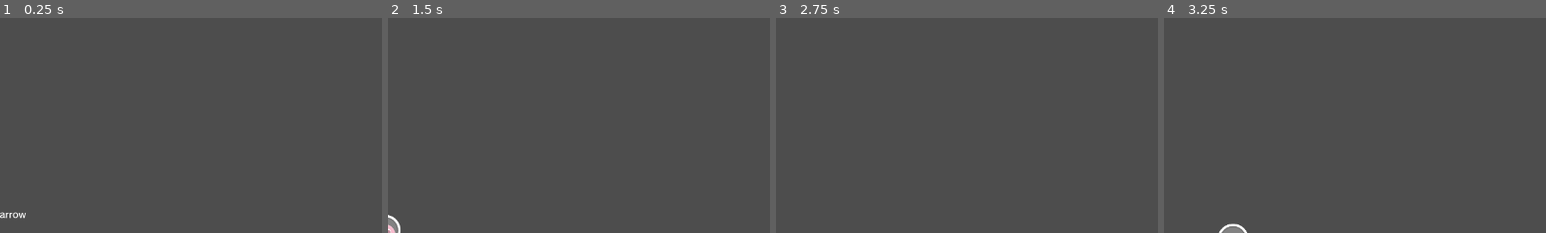
Above: before the commit, frames 1-4 (left to right).
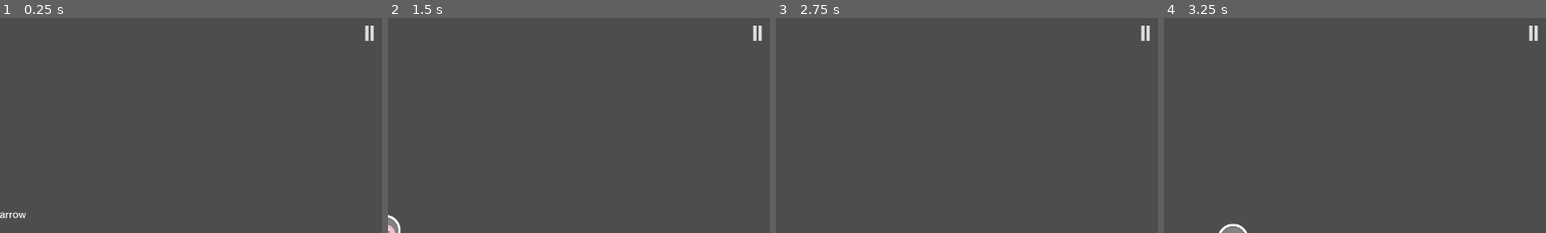
Above: after the commit, the same moments.

Repository: ferupk/CSUI-GD-tutorial-4
Game: Godot game, scene res://scenes/Level1.tscn
Same seed, same stepped clock (60 frames per second), same inputs: the game is played once before the commit and once after it. This scene is started directly instead of the project's main scene.
Inputs:
- Up to frame 1 (0.25 s): no input
- Up to frame 2 (1.5 s): tap Enter at 0.5 s; hold Right (right) from 0.53 s (still down); tap F at 0.6, 1.35 s; tap Space (jump) at 0.77 s
- Up to frame 3 (2.75 s): tap Space (jump) at 1.52 s; release Right (right) at 2.03 s; hold A (left) from 2.03 s (still down); tap F at 2.1 s
- Up to frame 4 (3.25 s): release A (left) at 2.78 s; hold Right (right) from 2.78 s (still down); tap F at 2.85 s; tap Space (jump) at 3.02 s
The pictures show only the part of the screen within x 50-100%, y 1-51%; the shares and areas given below are measured in that part.

The runs differ from the first frame. In frame 1, 0.1% of the frame differs, in the area x 95-98%, y 3-11%; in frame 2, 0.1%; in frame 3, 0.1%; in frame 4, 0.1%.

Commit message:
Add pause functionality and refactor level UI

Diff:
--- a/scenes/Level1.tscn
+++ b/scenes/Level1.tscn
@@ -4,8 +4,8 @@
 [ext_resource type="Texture2D" uid="uid://cluh2ekc38ktx" path="res://assets/kenney_platformerpack/Spritesheets/spritesheet_gr_dirt.png" id="2_50ub5"]
 [ext_resource type="Texture2D" uid="uid://c2elrwhkhqssr" path="res://assets/spritesheet_gr_dirt_ALT.png" id="3_dq74p"]
 [ext_resource type="PackedScene" uid="uid://b8ht7fx7phrhf" path="res://scenes/objects/FishSpawner.tscn" id="4_kpy6k"]
-[ext_resource type="PackedScene" uid="uid://bdgufxoe5wk41" path="res://scenes/gui/LifeCounter.tscn" id="7_7fidl"]
 [ext_resource type="PackedScene" uid="uid://cortb7xf15s16" path="res://scenes/utils/DeathArea.tscn" id="7_ih5e5"]
+[ext_resource type="PackedScene" uid="uid://d2if0abj5kbo6" path="res://scenes/gui/LevelUI.tscn" id="7_s0e73"]
 [ext_resource type="PackedScene" uid="uid://cay0sj4kxopnx" path="res://scenes/objects/Goal.tscn" id="9_8awhm"]
 
 [sub_resource type="TileSetAtlasSource" id="TileSetAtlasSource_d3sfb"]
@@ -128,6 +128,4 @@
 bbcode_enabled = true
 text = "[font=res://assets/fonts/Rodin-Pro-DB.otf]Enter the rocket to go to the next level."
 
-[node name="CanvasLayer" type="CanvasLayer" parent="."]
-
-[node name="LifeCounter" parent="CanvasLayer" instance=ExtResource("7_7fidl")]
+[node name="LevelUI" parent="." instance=ExtResource("7_s0e73")]
--- a/scenes/Level2.tscn
+++ b/scenes/Level2.tscn
@@ -5,7 +5,7 @@
 [ext_resource type="Texture2D" uid="uid://c2elrwhkhqssr" path="res://assets/spritesheet_gr_dirt_ALT.png" id="3_0id5q"]
 [ext_resource type="PackedScene" uid="uid://b8ht7fx7phrhf" path="res://scenes/objects/FishSpawner.tscn" id="5_1qki3"]
 [ext_resource type="PackedScene" uid="uid://cortb7xf15s16" path="res://scenes/utils/DeathArea.tscn" id="5_hfxc2"]
-[ext_resource type="PackedScene" uid="uid://bdgufxoe5wk41" path="res://scenes/gui/LifeCounter.tscn" id="6_8ap16"]
+[ext_resource type="PackedScene" uid="uid://d2if0abj5kbo6" path="res://scenes/gui/LevelUI.tscn" id="7_0401r"]
 [ext_resource type="PackedScene" uid="uid://cay0sj4kxopnx" path="res://scenes/objects/Goal.tscn" id="7_i6bar"]
 
 [sub_resource type="TileSetAtlasSource" id="TileSetAtlasSource_raf4p"]
@@ -121,6 +121,4 @@
 bbcode_enabled = true
 text = "[font=res://assets/fonts/Rodin-Pro-DB.otf]Almost there, be careful!"
 
-[node name="CanvasLayer" type="CanvasLayer" parent="."]
-
-[node name="LifeCounter" parent="CanvasLayer" instance=ExtResource("6_8ap16")]
+[node name="LevelUI" parent="." instance=ExtResource("7_0401r")]
--- a/scenes/Level3.tscn
+++ b/scenes/Level3.tscn
@@ -5,7 +5,7 @@
 [ext_resource type="PackedScene" uid="uid://cay0sj4kxopnx" path="res://scenes/objects/Goal.tscn" id="3_e3uou"]
 [ext_resource type="PackedScene" uid="uid://cwwi0q43m4y78" path="res://scenes/objects/SawSpawner.tscn" id="4_bu1l6"]
 [ext_resource type="PackedScene" uid="uid://cortb7xf15s16" path="res://scenes/utils/DeathArea.tscn" id="5_34pug"]
-[ext_resource type="PackedScene" uid="uid://bdgufxoe5wk41" path="res://scenes/gui/LifeCounter.tscn" id="6_2ia4b"]
+[ext_resource type="PackedScene" uid="uid://d2if0abj5kbo6" path="res://scenes/gui/LevelUI.tscn" id="6_hdvs8"]
 
 [sub_resource type="TileSetAtlasSource" id="TileSetAtlasSource_v4ftv"]
 texture = ExtResource("2_bvv6e")
@@ -160,7 +160,4 @@
 bbcode_enabled = true
 text = "[font=res://assets/fonts/Rodin-Pro-DB.otf]Rolling saws! Wait for the right opportunity to go through."
 
-[node name="CanvasLayer" type="CanvasLayer" parent="."]
-
-[node name="LifeCounter" parent="CanvasLayer" instance=ExtResource("6_2ia4b")]
-metadata/_edit_use_anchors_ = true
+[node name="LevelUI" parent="." instance=ExtResource("6_hdvs8")]
--- a/scenes/Level4.tscn
+++ b/scenes/Level4.tscn
@@ -5,7 +5,7 @@
 [ext_resource type="PackedScene" uid="uid://cay0sj4kxopnx" path="res://scenes/objects/Goal.tscn" id="3_oq5bs"]
 [ext_resource type="PackedScene" uid="uid://cwwi0q43m4y78" path="res://scenes/objects/SawSpawner.tscn" id="4_iw37w"]
 [ext_resource type="PackedScene" uid="uid://cortb7xf15s16" path="res://scenes/utils/DeathArea.tscn" id="5_1gbkt"]
-[ext_resource type="PackedScene" uid="uid://bdgufxoe5wk41" path="res://scenes/gui/LifeCounter.tscn" id="6_4ifgx"]
+[ext_resource type="PackedScene" uid="uid://d2if0abj5kbo6" path="res://scenes/gui/LevelUI.tscn" id="6_qin6t"]
 
 [sub_resource type="TileSetAtlasSource" id="TileSetAtlasSource_pkrcb"]
 texture = ExtResource("2_ennb7")
@@ -163,7 +163,4 @@
 bbcode_enabled = true
 text = "[font=res://assets/fonts/Rodin-Pro-DB.otf]Congratulations!!!"
 
-[node name="CanvasLayer" type="CanvasLayer" parent="."]
-
-[node name="LifeCounter" parent="CanvasLayer" instance=ExtResource("6_4ifgx")]
-metadata/_edit_use_anchors_ = true
+[node name="LevelUI" parent="." instance=ExtResource("6_qin6t")]
--- /dev/null
+++ b/scenes/gui/LevelUI.tscn
@@ -0,0 +1,10 @@
+[gd_scene load_steps=3 format=3 uid="uid://d2if0abj5kbo6"]
+
+[ext_resource type="PackedScene" uid="uid://bdgufxoe5wk41" path="res://scenes/gui/LifeCounter.tscn" id="1_677f7"]
+[ext_resource type="PackedScene" uid="uid://kvgpb4mnt46g" path="res://scenes/gui/PauseButton.tscn" id="2_f8xdb"]
+
+[node name="LevelUI" type="CanvasLayer"]
+
+[node name="LifeCounter" parent="." instance=ExtResource("1_677f7")]
+
+[node name="PauseButton" parent="." instance=ExtResource("2_f8xdb")]
--- a/scenes/gui/LifeCounter.tscn
+++ b/scenes/gui/LifeCounter.tscn
@@ -11,4 +11,5 @@
 layout_mode = 2
 theme_override_fonts/font = ExtResource("1_0irhl")
 theme_override_font_sizes/font_size = 32
+text = "Lives"
 script = ExtResource("1_mcbr2")
--- /dev/null
+++ b/scenes/gui/PauseButton.tscn
@@ -0,0 +1,92 @@
+[gd_scene load_steps=6 format=3 uid="uid://kvgpb4mnt46g"]
+
+[ext_resource type="FontFile" uid="uid://cth60gqdxo73p" path="res://assets/fonts/continuum bold.ttf" id="1_ce12p"]
+[ext_resource type="Script" path="res://scripts/gui/PauseGame.gd" id="2_q44oh"]
+[ext_resource type="Script" path="res://scripts/gui/PopupMenu.gd" id="3_vysc0"]
+[ext_resource type="FontFile" uid="uid://g0e4g4332ft0" path="res://assets/fonts/CC Wild Words Roman.ttf" id="4_2jiqi"]
+[ext_resource type="Script" path="res://scripts/gui/SceneButton.gd" id="5_2l50n"]
+
+[node name="PauseButton" type="LinkButton"]
+anchors_preset = 1
+anchor_left = 1.0
+anchor_right = 1.0
+offset_left = -33.0
+offset_top = 16.0
+offset_right = -16.0
+offset_bottom = 54.0
+grow_horizontal = 0
+theme_override_fonts/font = ExtResource("1_ce12p")
+theme_override_font_sizes/font_size = 36
+text = "||"
+underline = 2
+script = ExtResource("2_q44oh")
+
+[node name="CanvasLayer" type="CanvasLayer" parent="."]
+
+[node name="PauseMenu" type="Control" parent="CanvasLayer"]
+visible = false
+layout_mode = 3
+anchors_preset = 15
+anchor_right = 1.0
+anchor_bottom = 1.0
+grow_horizontal = 2
+grow_vertical = 2
+script = ExtResource("3_vysc0")
+
+[node name="CenterContainer" type="CenterContainer" parent="CanvasLayer/PauseMenu"]
+layout_mode = 1
+anchors_preset = 15
+anchor_right = 1.0
+anchor_bottom = 1.0
+grow_horizontal = 2
+grow_vertical = 2
+
+[node name="MarginContainer" type="MarginContainer" parent="CanvasLayer/PauseMenu/CenterContainer"]
+custom_minimum_size = Vector2(720, 480)
+layout_mode = 2
+
+[node name="ColorRect" type="ColorRect" parent="CanvasLayer/PauseMenu/CenterContainer/MarginContainer"]
+layout_mode = 2
+color = Color(0.567826, 0.295048, 0.081781, 1)
+
+[node name="VBoxContainer" type="VBoxContainer" parent="CanvasLayer/PauseMenu/CenterContainer/MarginContainer"]
+layout_mode = 2
+theme_override_constants/separation = 32
+alignment = 1
+
+[node name="Label" type="Label" parent="CanvasLayer/PauseMenu/CenterContainer/MarginContainer/VBoxContainer"]
+layout_mode = 2
+size_flags_horizontal = 4
+theme_override_fonts/font = ExtResource("4_2jiqi")
+theme_override_font_sizes/font_size = 72
+text = "Game Paused"
+horizontal_alignment = 1
+
+[node name="VBoxContainer" type="VBoxContainer" parent="CanvasLayer/PauseMenu/CenterContainer/MarginContainer/VBoxContainer"]
+layout_mode = 2
+
+[node name="Resume" type="LinkButton" parent="CanvasLayer/PauseMenu/CenterContainer/MarginContainer/VBoxContainer/VBoxContainer"]
+layout_mode = 2
+size_flags_horizontal = 4
+theme_override_colors/font_color = Color(0, 0.843137, 0, 1)
+theme_override_fonts/font = ExtResource("1_ce12p")
+theme_override_font_sizes/font_size = 36
+text = "Resume"
+underline = 2
+
+[node name="Quit" type="LinkButton" parent="CanvasLayer/PauseMenu/CenterContainer/MarginContainer/VBoxContainer/VBoxContainer"]
+layout_mode = 2
+size_flags_horizontal = 4
+theme_override_colors/font_color = Color(0.439216, 0.615686, 1, 1)
+theme_override_fonts/font = ExtResource("1_ce12p")
+theme_override_font_sizes/font_size = 36
+text = "Quit Game"
+underline = 2
+script = ExtResource("5_2l50n")
+
+[connection signal="pressed" from="." to="." method="_pause_game"]
+[connection signal="pressed" from="." to="CanvasLayer/PauseMenu" method="_open_menu"]
+[connection signal="pressed" from="CanvasLayer/PauseMenu/CenterContainer/MarginContainer/VBoxContainer/VBoxContainer/Resume" to="." method="_resume_game"]
+[connection signal="pressed" from="CanvasLayer/PauseMenu/CenterContainer/MarginContainer/VBoxContainer/VBoxContainer/Resume" to="CanvasLayer/PauseMenu" method="_close_menu"]
+[connection signal="pressed" from="CanvasLayer/PauseMenu/CenterContainer/MarginContainer/VBoxContainer/VBoxContainer/Quit" to="." method="_resume_game"]
+[connection signal="pressed" from="CanvasLayer/PauseMenu/CenterContainer/MarginContainer/VBoxContainer/VBoxContainer/Quit" to="CanvasLayer/PauseMenu/CenterContainer/MarginContainer/VBoxContainer/VBoxContainer/Quit" method="_on_pressed"]
--- /dev/null
+++ b/scripts/gui/PauseGame.gd
@@ -0,0 +1,9 @@
+extends LinkButton
+
+
+func _pause_game() -> void:
+	Engine.time_scale = 0
+
+
+func _resume_game() -> void:
+	Engine.time_scale = 1
